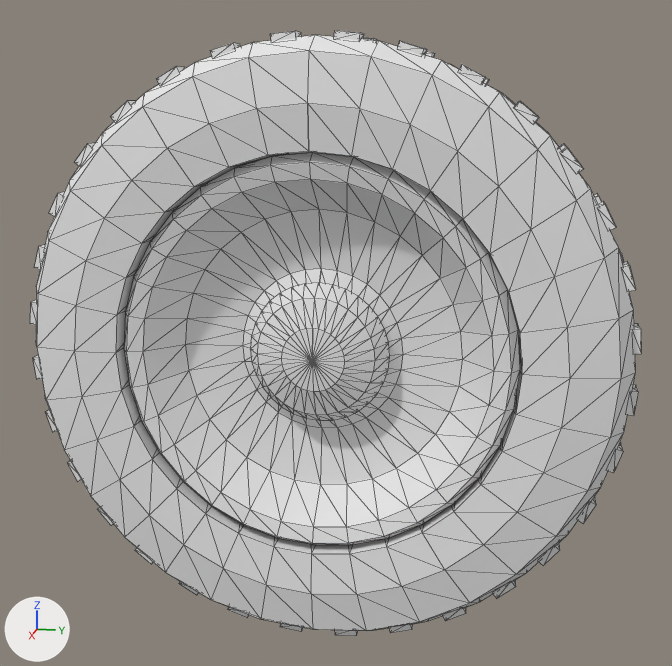
Two versions of the glTF model assets/models/vehicles/traveller_wheel.glb, one commit apart.
One viewpoint serves both versions: a camera (50 mm lens) standing at (0.942, 0.198, 0.247) and looking at (-0.002, 0.009, 0.011). Every picture has the same lights, and +X, +Y and +Z are marked at lower left. The older version comes first. Mesh edges are drawn as thin lines. Vertices at exactly the same position are counted once.

In view in the first picture: 'traveller_wheel'.
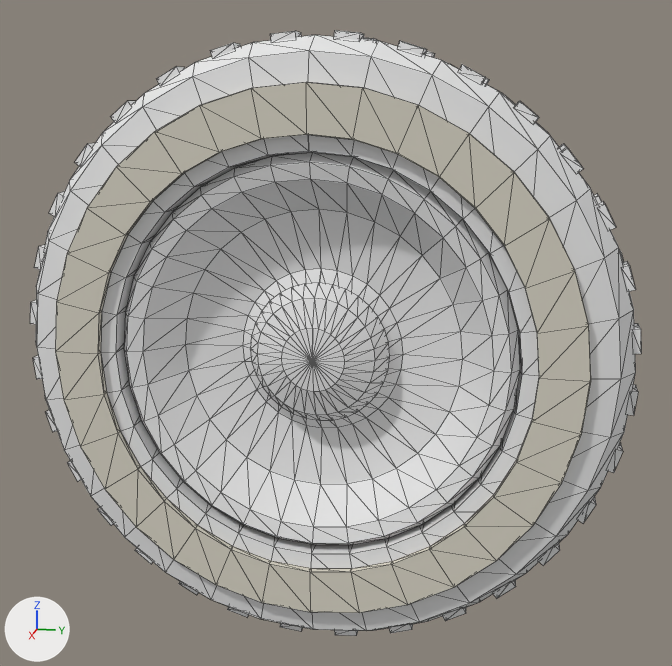
Boxes (x1, y1, x2, y2) around the edits, measured in the pictures (672 x 666 px):
part 1 of me_traveller_wheel, added: after (55, 82, 591, 613)

The change, as a diff of the scene's bpy script:
```diff
--- a/assets/models/vehicles/traveller_wheel.glb.py
+++ b/assets/models/vehicles/traveller_wheel.glb.py
@@ me_traveller_wheel @@
 # used by ob_traveller_wheel; location = (0.0, 0.0, 0.0)
-me_traveller_wheel.from_pydata(...)  # 1142 vertices, 1952 faces; spans x -0.084..0.084, y -0.314..0.314, z -0.314..0.314
+me_traveller_wheel.from_pydata(...)  # 1274 vertices, 2208 faces; spans x -0.084..0.089, y -0.314..0.314, z -0.314..0.314
+# me_traveller_wheel part 1: a new loose piece of 132 vertices spanning x 0.082..0.089, y -0.267..0.267, z -0.267..0.267, in mat_house
 me_traveller_wheel.materials.append(mat_house)
```
